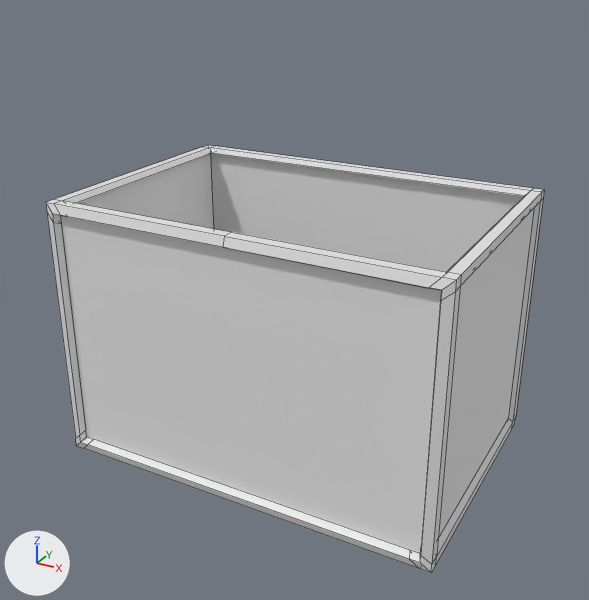
An edit to the FBX model Assets/Models/Furniture/Tank/Tank_20.fbx, drawn before and after from the same camera.
The view is the same before and after, from a 50 mm camera at (0.556, -1.031, 0.552) aimed at (0.003, -0.026, 0.05). The axes (+X, +Y, +Z) are drawn at lower left. The lights are the same throughout. Mesh edges are drawn as thin lines.

Objects in the first picture: 'Rim', 'Tank'.
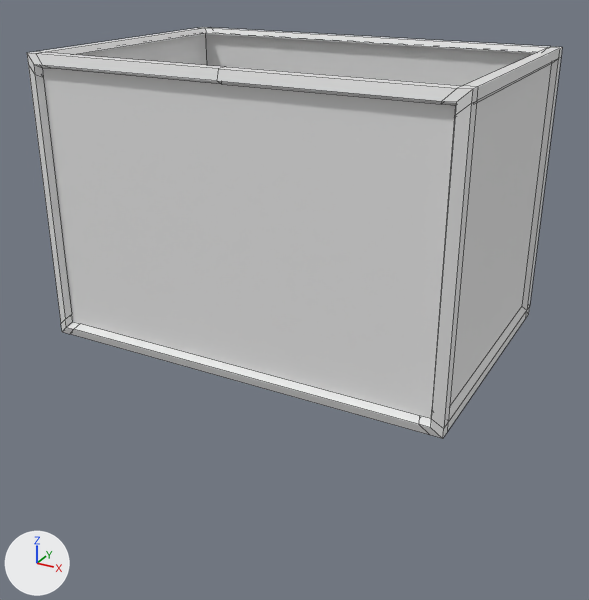
Pixel boxes (x1, y1, x2, y2) of what changed, in the pictures (589 x 600 px; the box of a moved part takes in the faces that stretch with it):
```json
{"object": "Tank", "change": "reshaped, moved", "before": [60, 153, 534, 553], "after": [27, 27, 562, 439], "on screen": "13% wider"}
{"object": "Rim", "change": "deleted", "before": [46, 145, 544, 572]}
{"part": 1, "of": "me_cube_001", "change": "moved or reshaped", "before": [60, 209, 534, 553], "after": [42, 65, 551, 419]}
{"part": 2, "of": "me_cube_001", "change": "moved or reshaped", "before": [78, 153, 524, 272], "after": [75, 34, 535, 86]}
{"part": 3, "of": "me_cube_001", "change": "added", "after": [27, 27, 562, 439]}
```

Scene script edits in JSON lines:
```json
{"block": "me_cube_001", "where": "# used by ob_tank; location = (0.0, 0.0, -0.2)"}
{"op": "remove", "block": "me_cube_001", "code": "me_cube_001.from_pydata(...)  # 16 vertices, 10 faces; spans x -0.3..0.3, y -0.2..0.2, z 0.0..0.4"}
{"op": "add", "block": "me_cube_001", "code": "me_cube_001.from_pydata(...)  # 166 vertices, 168 faces; spans x -0.308..0.308, y -0.211..0.211, z 0.0..0.416"}
{"block": "me_cube_001", "change": "me_cube_001 part 1: the loose piece of 8 vertices spanning x -0.3..0.3, y -0.2..0.2, z 0.0..0.4 is moved by (0.0, 0.0, 0.008)"}
{"block": "me_cube_001", "change": "me_cube_001 part 2: the loose piece of 8 vertices spanning x -0.295..0.295, y -0.195..0.195, z 0.005..0.4 is moved by (0.0, 0.0, 0.008)"}
{"block": "me_cube_001", "change": "me_cube_001 part 3: a new loose piece of 150 vertices spanning x -0.308..0.308, y -0.211..0.211, z 0.0..0.416, in mat_20_gallon (white #e7e7e7)"}
{"op": "set", "path": "ob_tank.location", "old": "(0.0, 0.0, -0.2)", "new": "(0.0, 0.0, 0.0)"}
{"op": "remove", "block": "ob_rim", "code": ["ob_rim = bpy.data.objects.new('Rim', me_cube_003)", "ob_rim.location = (0.0, 0.0, -0.2)"]}
```
